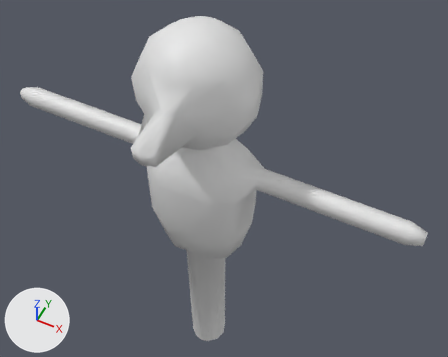
Two versions of the FBX model Assets/Models/BarMan.fbx, one commit apart.
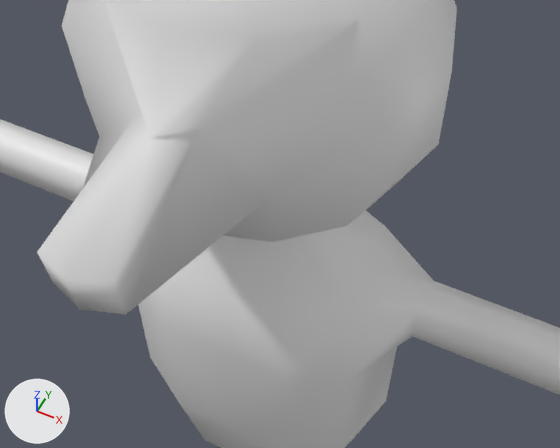
Each version is shown whole from a 50 mm lens placed at (0.688, -1.222, 2.582), pointed at (0.03, 0.094, 0.937), then close up from a 50 mm lens placed at (0.298, -0.572, 1.887), pointed at (0.097, -0.17, 1.385). Lighting does not change. The marker at lower left points along +X, +Y and +Z.
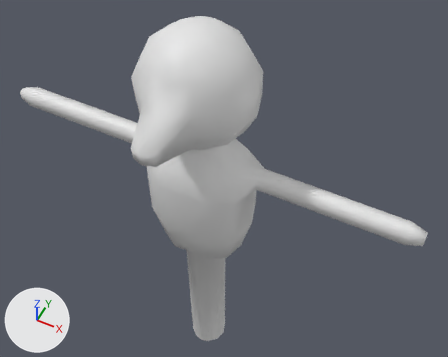
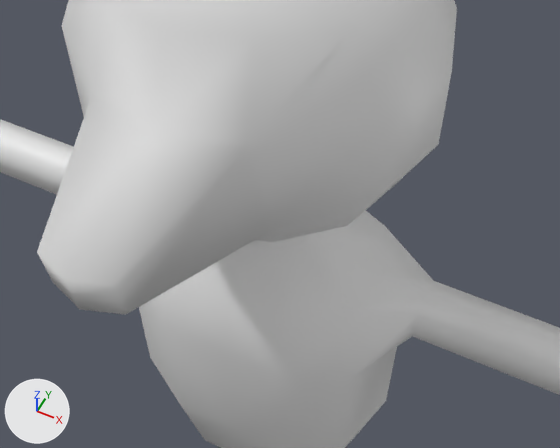
The newer file is also turned or shifted as a whole; pictures and numbers use the older file's frame.

What differs and where, as boxes (x1, y1, x2, y2) in the close-ups (560 x 448 px; the box of a moved part takes in the faces that stretch with it):
part 1 of me_sphere_001, moved or reshaped
    both: (37, 0, 383, 314)

What changed in the scene script:
```text
Change me_sphere_001:
    where me_sphere_001.from_pydata(...)  # 259 vertices, 258 faces; spans x -0.73..0.73, y -0.33..0.18, z 0.0..1.63
    used by ob_sphere; location = (0.0, 0.0, 0.0)
    me_sphere_001 part 1
    me_sphere_001.vertices[2].co: (-0.03, -0.18, 1.47) -> (-0.08, -0.18, 1.47)  # pixel (140, 109) -> pixel (92, 93)
    me_sphere_001.vertices[3].co: (-0.09, -0.17, 1.41) -> (-0.09, -0.18, 1.39)  # pixel (99, 136) -> not seen
    me_sphere_001.vertices[124].co: (0.03, -0.18, 1.47) -> (0.07, -0.18, 1.47)  # pixel (197, 129) -> pixel (247, 146)
    me_sphere_001.vertices[125].co: (0.09, -0.17, 1.41) -> (0.09, -0.17, 1.37)  # pixel (269, 197) -> pixel (269, 231)
```
